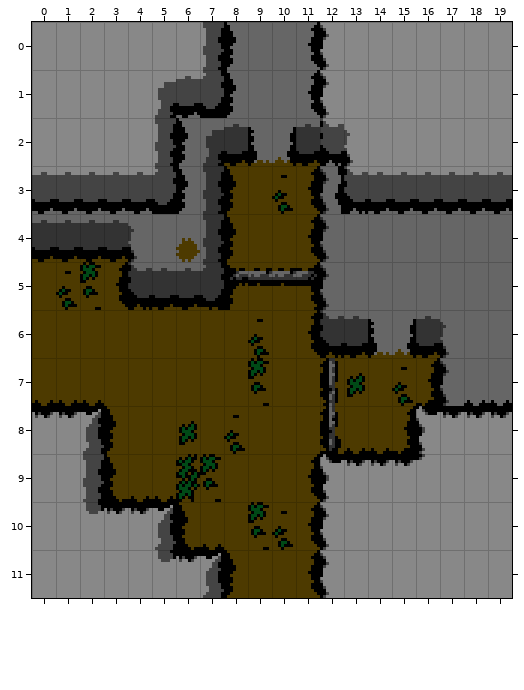
A Tiled map gets an edit: tiled/hills_room_6.tmx. This is how it looked before the edit.
Cells are 8x16 px. Shown: x 0..19, y 0..11.
The result:
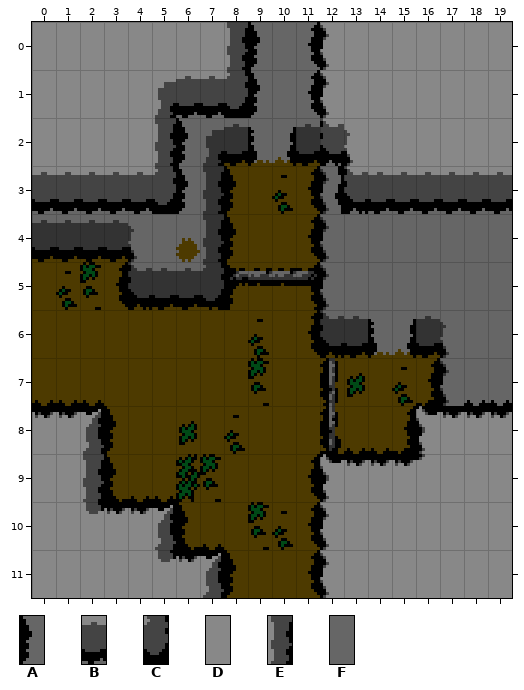
Key: from "hills_high": A 0, B 4, C 5, D 10, E 11; from "hills_ledges": F 25.
_ is an empty cell.
From old to new:
{"where": "layer \"Tile Layer 1\""}
{"y":0,"x":7,"old":"EAF","new":"DEA"}
{"y":1,"x":7,"old":"CAF","new":"BCA"}
{"label":"changed","picture_box":[200,22,260,118]}
